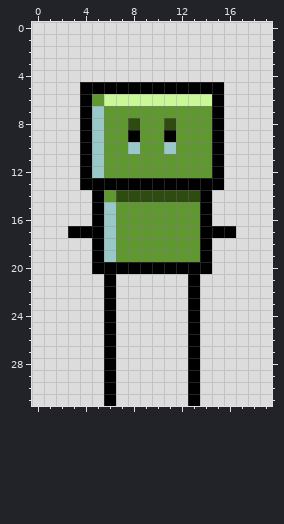
Pixel-art sprite, stored at robot.png. The picture above was drawn from the file before the commit.
The file is 20x32 pixels.
New version:
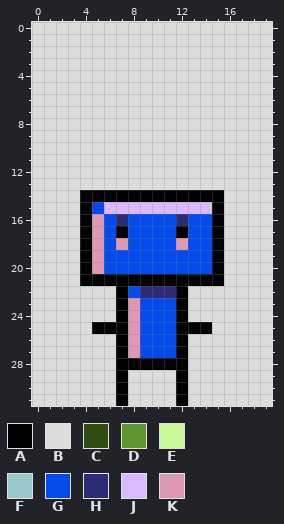
Palette (. is transparent): A #000000  B #dcdcdc  C #2e4c10  D #609830  E #c8f898  F #98c8c8  G #054aeb  H #2c2b73  J #d8bafd  K #dd98b3
Message: Generates simple random colors
The edit:
{"y":5,"x":4,"old":"AAAAAAAAAAAA","new":"BBBBBBBBBBBB"}
{"y":6,"x":4,"old":"ADEEEEEEEEEA","new":"BBBBBBBBBBBB"}
{"y":7,"x":4,"old":"AFDDDDDDDDDA","new":"BBBBBBBBBBBB"}
{"y":8,"x":4,"old":"AFDDCDDCDDDA","new":"BBBBBBBBBBBB"}
{"y":9,"x":4,"old":"AFDDADDADDDA","new":"BBBBBBBBBBBB"}
{"y":10,"x":4,"old":"AFDDFDDFDDDA","new":"BBBBBBBBBBBB"}
{"y":11,"x":4,"old":"AFDDDDDDDDDA","new":"BBBBBBBBBBBB"}
{"y":12,"x":4,"old":"AFDDDDDDDDDA","new":"BBBBBBBBBBBB"}
{"y":13,"x":4,"old":"AAAAAAAAAAAA","new":"BBBBBBBBBBBB"}
{"y":14,"x":4,"old":"B","new":"A"}
{"y":14,"x":6,"old":"DCCCCCCC","new":"AAAAAAAA"}
{"y":14,"x":15,"old":"B","new":"A"}
{"y":15,"x":4,"old":"BAFDDDDDDDAB","new":"AGJJJJJJJJJA"}
{"y":16,"x":4,"old":"BAFDDDDDDDAB","new":"AKGHGGGGHGGA"}
{"y":17,"x":3,"old":"A","new":"B"}
{"y":17,"x":5,"old":"AFDDDDDDDA","new":"KGAGGGGAGG"}
{"y":17,"x":16,"old":"A","new":"B"}
{"y":18,"x":4,"old":"BAFDDDDDDDAB","new":"AKGKGGGGKGGA"}
{"y":19,"x":4,"old":"BAFDDDDDDDAB","new":"AKGGGGGGGGGA"}
{"y":20,"x":4,"old":"BAAAAAAAAAAB","new":"AKGGGGGGGGGA"}
{"y":21,"x":4,"old":"BB","new":"AA"}
{"y":21,"x":7,"old":"BBBBBB","new":"AAAAAA"}
{"y":21,"x":14,"old":"BB","new":"AA"}
{"y":22,"x":6,"old":"ABBBBBBA","new":"BAGHHHAB"}
{"y":23,"x":6,"old":"ABBBBBBA","new":"BAKGGGAB"}
{"y":24,"x":6,"old":"ABBBBBBA","new":"BAKGGGAB"}
{"y":25,"x":5,"old":"B","new":"A"}
{"y":25,"x":7,"old":"BBBBBB","new":"AKGGGA"}
{"y":25,"x":14,"old":"B","new":"A"}
{"y":26,"x":6,"old":"ABBBBBBA","new":"BAKGGGAB"}
{"y":27,"x":6,"old":"ABBBBBBA","new":"BAKGGGAB"}
{"y":28,"x":6,"old":"ABBBBBBA","new":"BAAAAAAB"}
{"y":29,"x":6,"old":"AB","new":"BA"}
{"y":29,"x":12,"old":"BA","new":"AB"}
{"y":30,"x":6,"old":"AB","new":"BA"}
{"y":30,"x":12,"old":"BA","new":"AB"}
{"y":31,"x":6,"old":"AB","new":"BA"}
{"y":31,"x":12,"old":"BA","new":"AB"}
